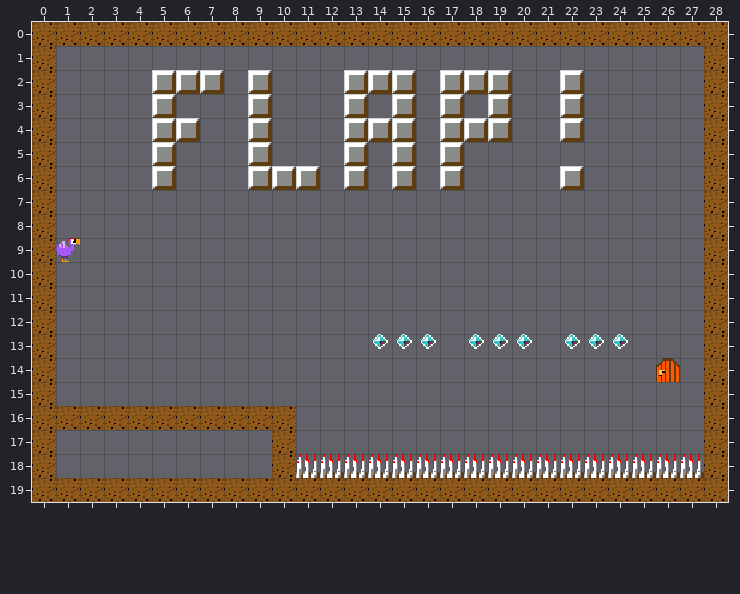
One commit to this Tiled map (JSON): src/levels/level-09.tmj. Above is the file before it was changed.
Cells are 16x16 px. Shown: x 0..28, y 0..19.
After:
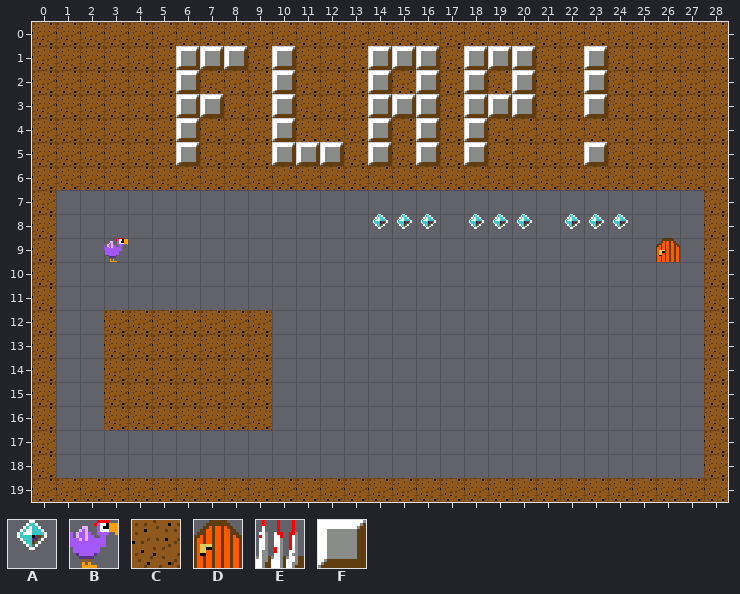
Key: from "LittleJS Platformer": A 0, B 2, C 5, D 6, E 7, F 8.
_ is an empty cell, . an unchanged one.
Edits made:
--- layer "Foreground"
@@ x 1..27 @@
- 1 ___________________________
- 2 ____F.F_F___F.F_F.F__F_____
- 3 ____F___F___F_._F_.__F_____
- 4 ____F.__F___F.F_F.F__F_____
- 5 ____F___F___F_F_F__________
- 6 ____F___FFF_F_F_F____F_____
+ 1 CCCCCFFFCFCCCFFFCFFFCCFCCCC
+ 2 CCCCC.CCCFCCC.CFC.CFCCFCCCC
+ 3 CCCCCFFCCFCCCF.FCF.FCCFCCCC
+ 4 CCCCC.CCCFCCC.CFC.CCCCCCCCC
+ 5 CCCCCFCCCFFFCFCFCFCCCCFCCCC
+ 6 CCCCCCCCCCCCCCCCCCCCCCCCCCC
@@ x 1..26 @@
- 8 .............___.___.___..
- 9 B._......................_
+ 8 .............AAA.AAA.AAA..
+ 9 _.B......................D
@@ x 1..27 @@
-12 .._______..................
-13 .._______....AAA.AAA.AAA...
-14 .._______................D.
-15 .._______..................
-16 CC.......C.................
-17 .........C.................
-18 .........CEEEEEEEEEEEEEEEEE
+12 ..CCCCCCC..................
+13 ..CCCCCCC....___.___.___...
+14 ..CCCCCCC................_.
+15 ..CCCCCCC..................
+16 __......._.................
+17 ........._.................
+18 .........__________________
Pixel boxes of the changes (left, top, right, bottom) in both pictures:
changed: (56, 46, 704, 190)
added: (373, 214, 436, 229)
added: (469, 214, 532, 229)
added: (565, 214, 628, 229)
removed: (56, 238, 80, 262)
added: (104, 238, 128, 262)
added: (656, 238, 680, 262)
changed: (56, 310, 704, 478)
